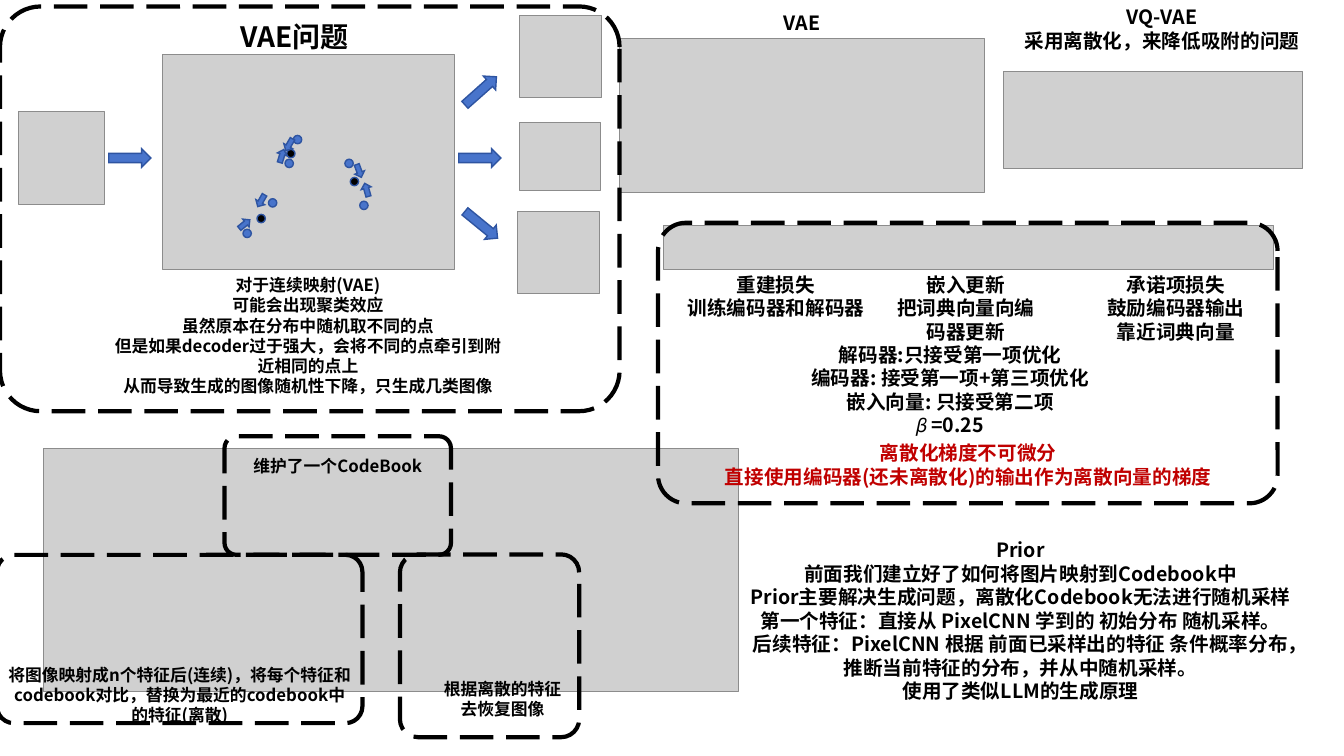
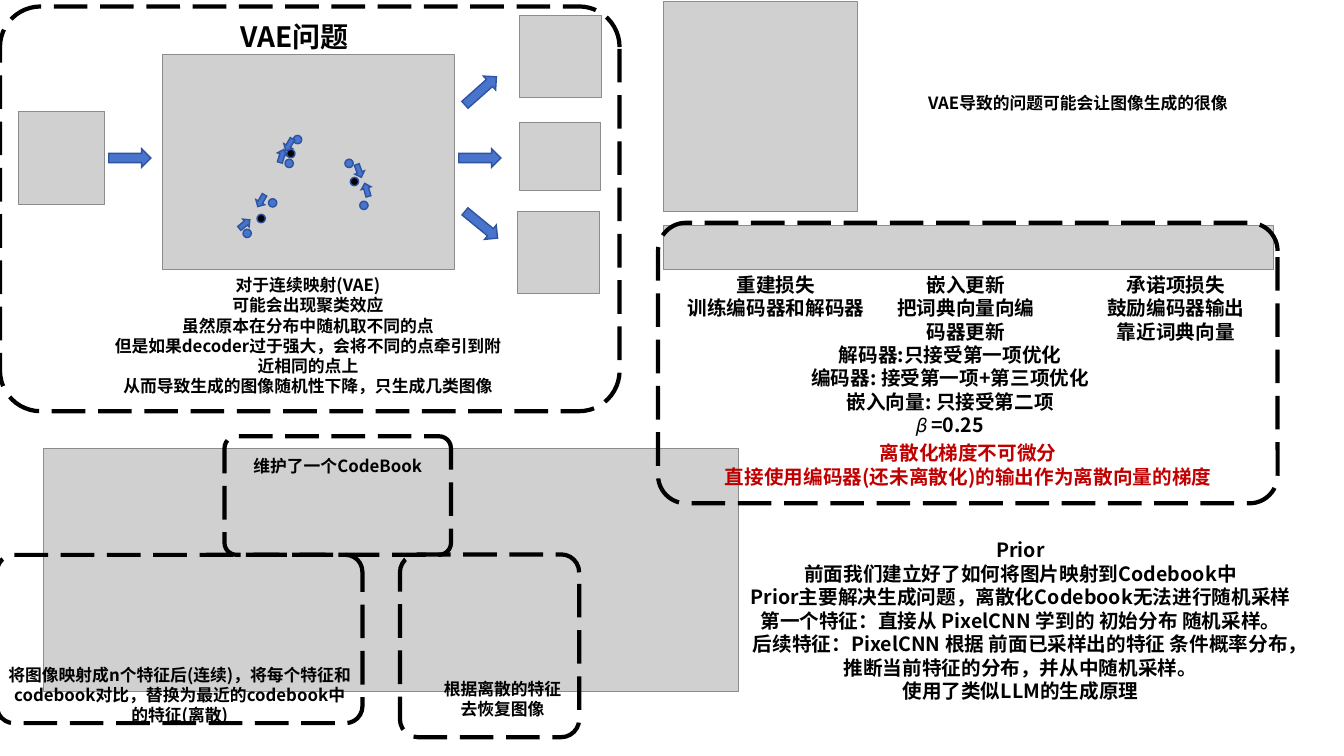
Before and after one commit to Elephant-King9/Paper, a slide deck: slide 6 of Base_Model/GAN+VAE+Diffusion/论文作图.pptx. Drawn at 1344x756 pixels with LibreOffice and Linux fonts; fonts in the diff are those of the drawing; grey boxes stand for pictures. Boxes give left, top, right and bottom in pixels: in the first picture for what was removed or moved away, otherwise in the second. Text is boxed around its words. In the diff, an @@ line names an element or a change of style, - is before the commit and + after.

```diff
--- a/Base_Model/GAN+VAE+Diffusion/论文作图.pptx
+++ b/Base_Model/GAN+VAE+Diffusion/论文作图.pptx
@@ picture added at box(663, 2, 858, 212) @@
@@ text removed at box(784, 15, 820, 30) @@
-VAE
@@ text removed at box(1024, 9, 1299, 51) @@
-VQ-VAE
-采用离散化，来降低吸附的问题
@@ picture removed at box(620, 38, 985, 193) @@
@@ picture removed at box(1003, 72, 1303, 168) @@
@@ text added at box(928, 94, 1228, 111), 12 pt, text #000000, bold @@
+VAE导致的问题可能会让图像生成的很像
```
Also in this commit, not shown: 1 other slide changed, 6 slides added, 6 other files.
